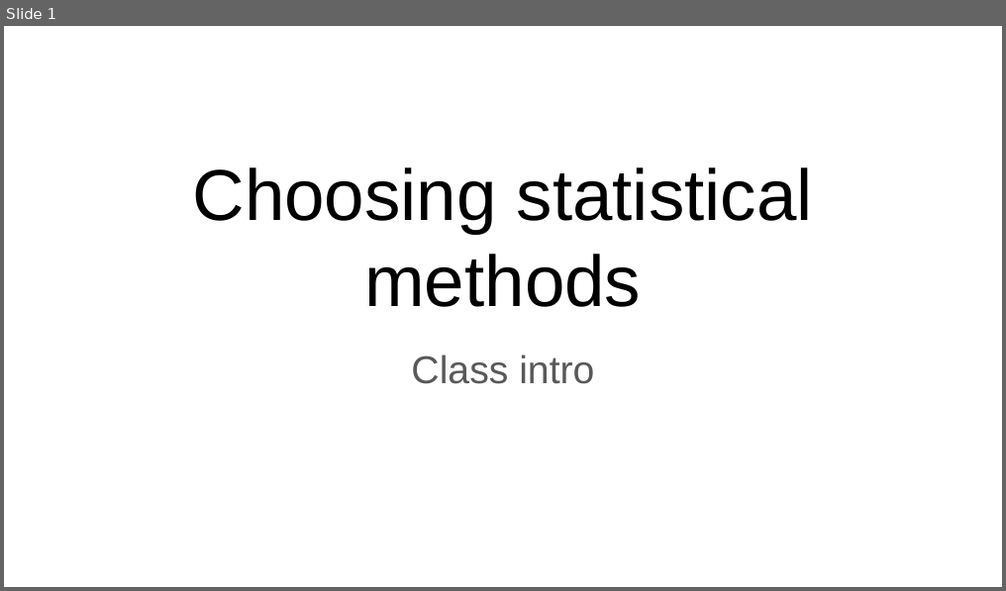
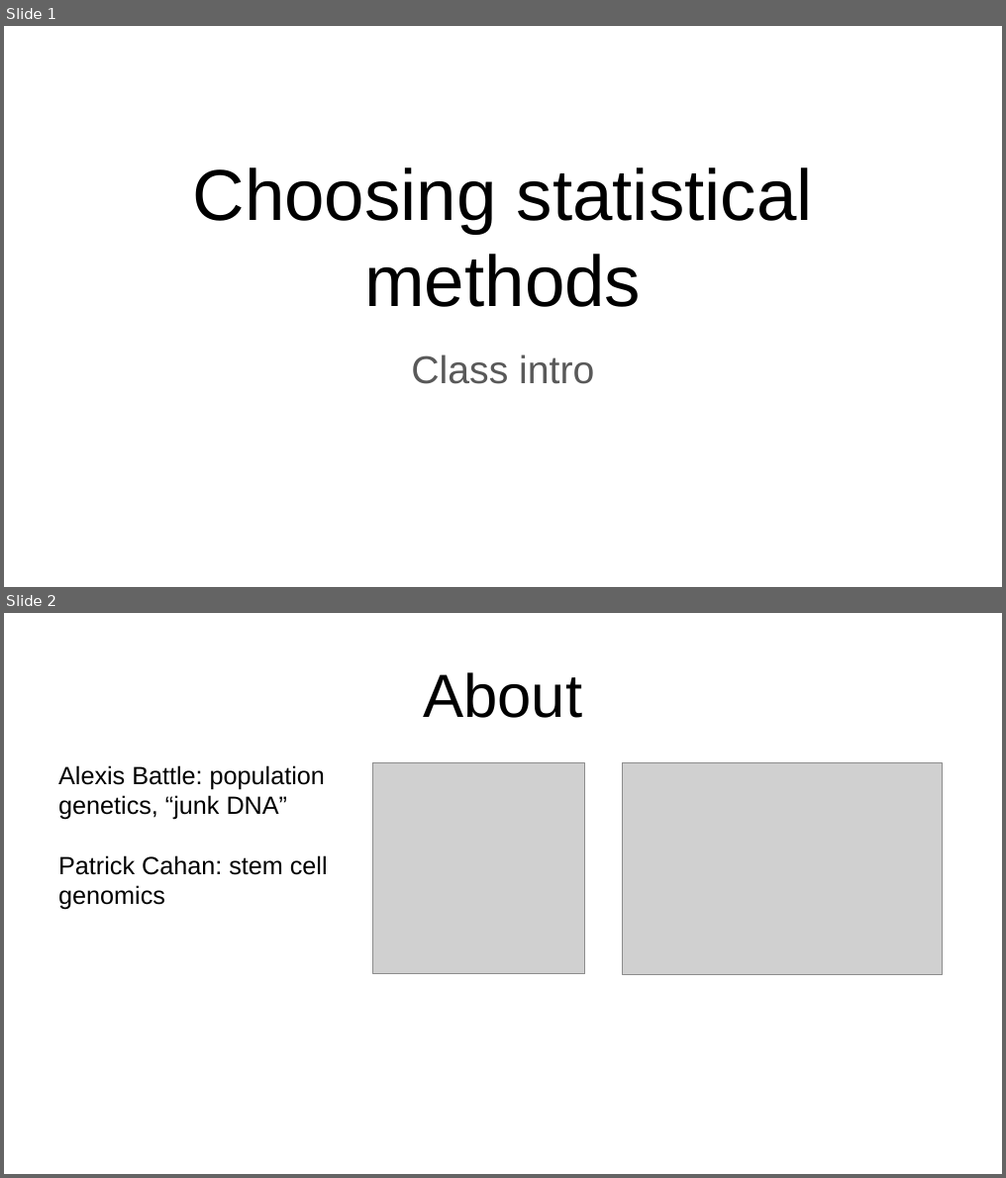
Before and after one commit to ekernf01/HEART_choosing_stat_methods, a slide deck: course content/Choosing statistical methods day 1.pptx. Shown one above the other, each under a label of ours: slide 1 before the commit, slides 1 and 2 after it. The pictures are 1006x591 and 1006x1178 pixels, drawn with LibreOffice and Linux fonts; fonts in the diff are those of the drawing; grey boxes stand for pictures. Boxes give left, top, right and bottom in pixels: in the first picture for what was removed or moved away, otherwise in the second. Text is boxed around its words. In the diff, an @@ line names an element or a change of style, - is before the commit and + after.

```diff
--- a/course content/Choosing statistical methods day 1.pptx
+++ b/course content/Choosing statistical methods day 1.pptx
@@ slide 2 added at <box>4,613,1002,1174</box>, background #FFFFFF @@
@@ text added at <box>423,672,582,718</box>, 44 pt, text #000000 @@
+About
@@ text added at <box>58,765,328,910</box>, 18 pt, text #000000 @@
+Alexis Battle: population genetics, “junk DNA”
+Patrick Cahan: stem cell genomics
@@ picture added at <box>373,762,585,974</box> @@
@@ picture added at <box>623,762,943,975</box> @@
```
Also in this commit, not shown: 2 slides changed.
